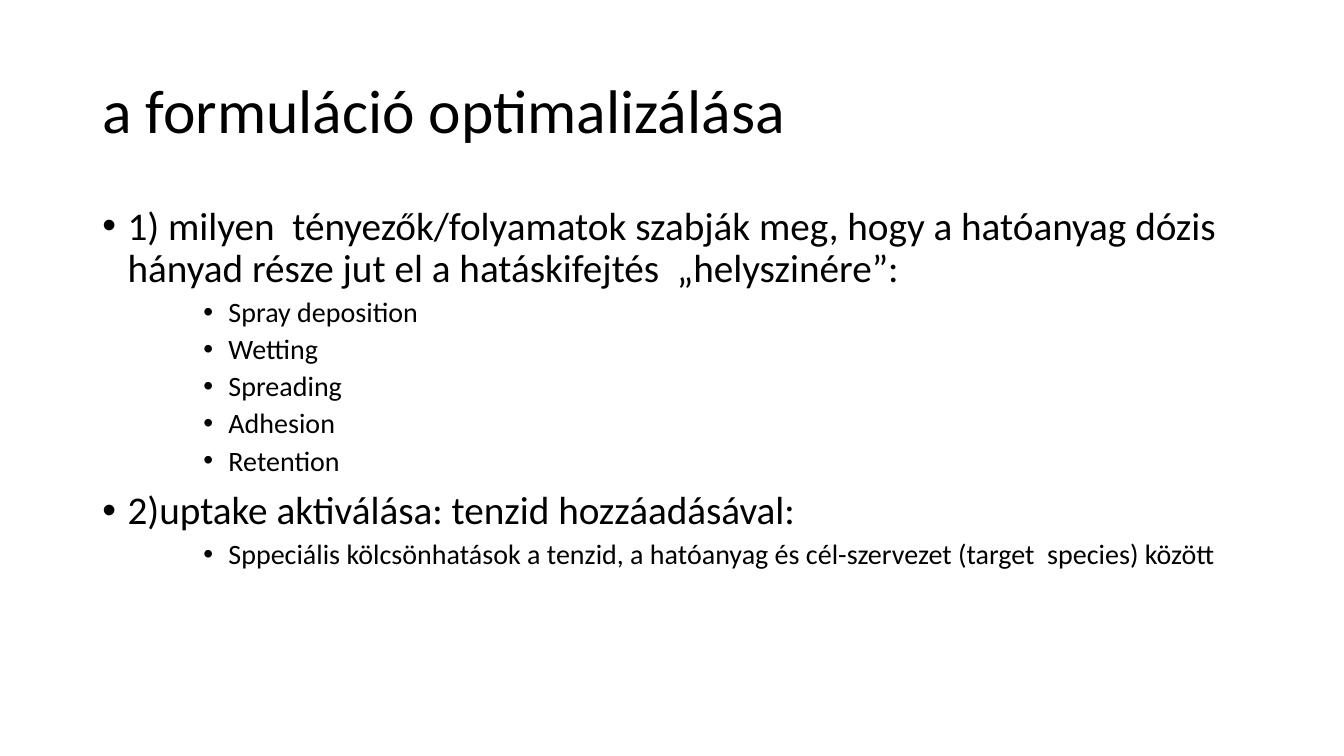
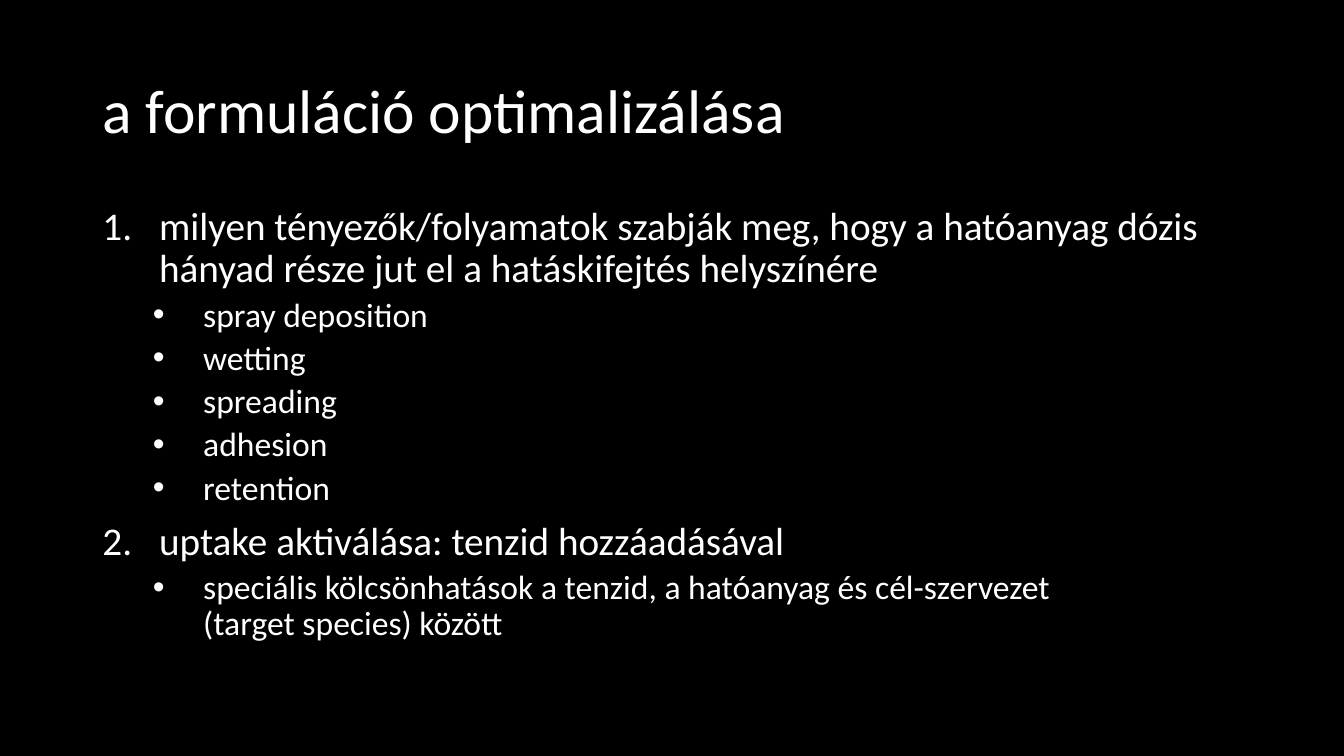
Before and after one commit to LilianaBohus/chemistry-presenations, a slide deck: slide 8 of adjuvants.pptx (slide 9 before the commit). Drawn at 1344x756 pixels with LibreOffice and Linux fonts; fonts in the diff are those of the drawing; background and template pictures are left out. Boxes give left, top, right and bottom in pixels: in the first picture for what was removed or moved away, otherwise in the second. Text is boxed around its words. In the diff, an @@ line names an element or a change of style, - is before the commit and + after.

```diff
--- a/adjuvants.pptx
+++ b/adjuvants.pptx
@@ background #FFFFFF to picture (left out) @@
@@ text "a formuláció optimalizálása" at (102, 90, 785, 143): text colour #000000 to #FFFFFF @@
@@ text at (159, 212, 1197, 641): text changed; text colour #000000 to #FFFFFF @@
-• 1) milyen tényezők/folyamatok szabják meg, hogy a hatóanyag dózis hányad része jut el a hatáskifejtés „helyszinére”:
-    • Spray deposition
-    • Wetting
-    • Spreading
-    • Adhesion
-    • Retention
-• 2)uptake aktiválása: tenzid hozzáadásával:
-    • Sppeciális kölcsönhatások a tenzid, a hatóanyag és cél-szervezet (target species) között
+1. milyen tényezők/folyamatok szabják meg, hogy a hatóanyag dózis hányad része jut el a hatáskifejtés helyszínére
+  • spray deposition
+  • wetting
+  • spreading
+  • adhesion
+  • retention
+2. uptake aktiválása: tenzid hozzáadásával
+  • speciális kölcsönhatások a tenzid, a hatóanyag és cél-szervezet
+    (target species) között
```
Also in this commit, not shown: 5 other slides changed, 1 slide removed.
